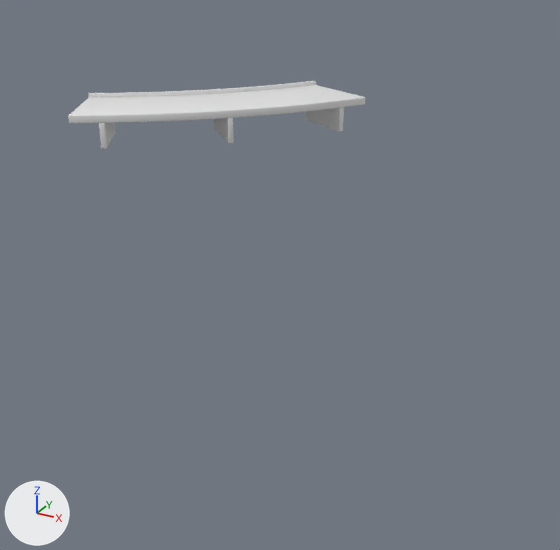
A saved change to the FBX model MultiTravelValizChallenge/Assets/MultiTravel/Art/Models/Environment/console-table-business.fbx.
Rendered twice from a 50 mm lens placed at (2.39, -3.05, 1.65), pointed at (1.29, -1.07, 0.66). The lights are fixed; the arrows at lower left show +X, +Y and +Z. The first picture is the older version. Where no turn or scale is listed for an object, it has been applied to the vertices.

Objects in the first picture: 'console-table-business'.
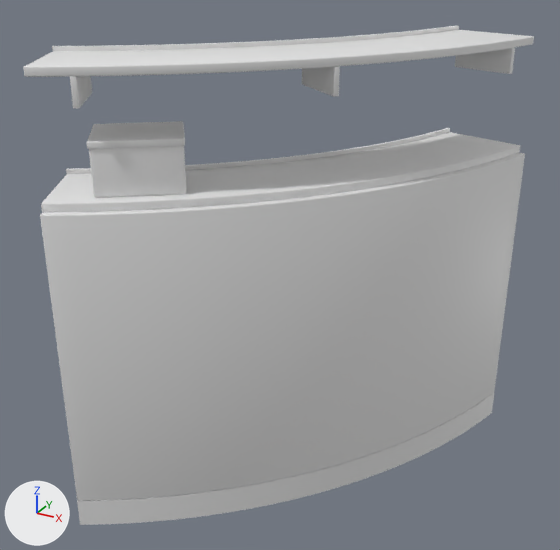
Where the change shows, as pixel boxes [x1, y1, x2, y2] in the pictures (560 x 550 px; the box of a moved part takes in the faces that stretch with it):
'console-table-business', reshaped (72% wider, 625% taller): before [68, 81, 365, 149]; after [23, 26, 534, 525]
part 1 of me_console_table_business, moved or reshaped: before [99, 123, 115, 149]; after [70, 76, 92, 108]
part 2 of me_console_table_business, moved or reshaped: before [214, 118, 233, 143]; after [302, 66, 340, 97]
part 3 of me_console_table_business, moved or reshaped: before [306, 107, 344, 132]; after [455, 48, 515, 74]
part 4 of me_console_table_business, deleted: before [68, 85, 365, 123]
part 5 of me_console_table_business, deleted: before [88, 81, 316, 98]
part 6 of me_console_table_business, added: after [23, 26, 534, 525]

What changed in the scene script:
```text
Add mat_chrome:
    mat_chrome = principled_material('chrome')
    mat_chrome.base_color = (0.8, 0.8, 0.8)  # white #e7e7e7
Add mat_leather_tan:
    mat_leather_tan = principled_material('leather_tan')
    mat_leather_tan.base_color = (0.8, 0.8, 0.8)  # white #e7e7e7
Add mat_lacquer_white:
    mat_lacquer_white = principled_material('lacquer_white')
    mat_lacquer_white.base_color = (0.8, 0.8, 0.8)  # white #e7e7e7
Add mat_lacquer_greige:
    mat_lacquer_greige = principled_material('lacquer_greige')
    mat_lacquer_greige.base_color = (0.8, 0.8, 0.8)  # white #e7e7e7
Change me_console_table_business:
    used by ob_console_table_business; location = (0.0, 0.0, 0.0)
    remove me_console_table_business.from_pydata(...)  # 952 vertices, 818 faces; spans x 0.637..1.416, y -1.388..-0.595, z 1.07..1.182
    add me_console_table_business.from_pydata(...)  # 2551 vertices, 2264 faces; spans x 0.807..1.893, y -1.713..-0.43, z 0.0..1.372
    me_console_table_business part 1: the loose piece of 96 vertices spanning x 0.741..0.86, y -1.345..-1.169, z 1.07..1.146 is moved by (0.188, -0.295, 0.19)
    me_console_table_business part 2: the loose piece of 96 vertices spanning x 0.996..1.149, y -1.108..-0.96, z 1.07..1.146 is turned 6 degrees about the z axis through its middle, then moved by (0.378, -0.097, 0.19)
    me_console_table_business part 3: the loose piece of 96 vertices spanning x 1.196..1.375, y -0.811..-0.697, z 1.07..1.146 is turned 12 degrees about the z axis through its middle, then moved by (0.461, 0.173, 0.19)
    me_console_table_business part 4: the loose piece of 464 vertices spanning x 0.644..1.416, y -1.388..-0.601, z 1.146..1.17 is deleted
    me_console_table_business part 5: the loose piece of 100 vertices spanning x 0.637..1.178, y -1.155..-0.595, z 1.12..1.182 is deleted
    me_console_table_business part 6: 2263 vertices added at x 0.807..1.893, y -1.713..-0.43, z 0.0..1.372
    other edits to the shape of me_console_table_business do not show in these pictures
    add me_console_table_business.materials.append(mat_lacquer_greige)  # white #e7e7e7
    add me_console_table_business.materials.append(mat_lacquer_white)  # white #e7e7e7
    add me_console_table_business.materials.append(mat_chrome)  # white #e7e7e7
    add me_console_table_business.materials.append(mat_leather_tan)  # white #e7e7e7
```
